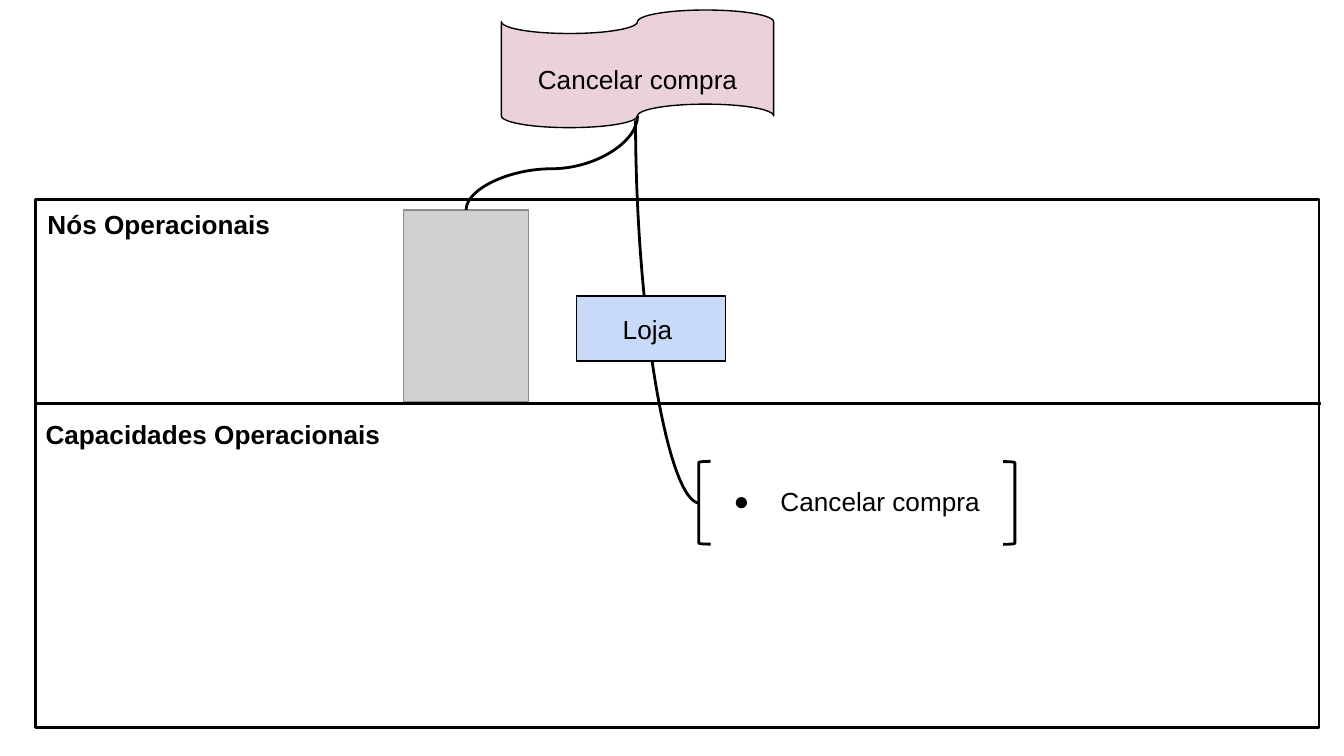
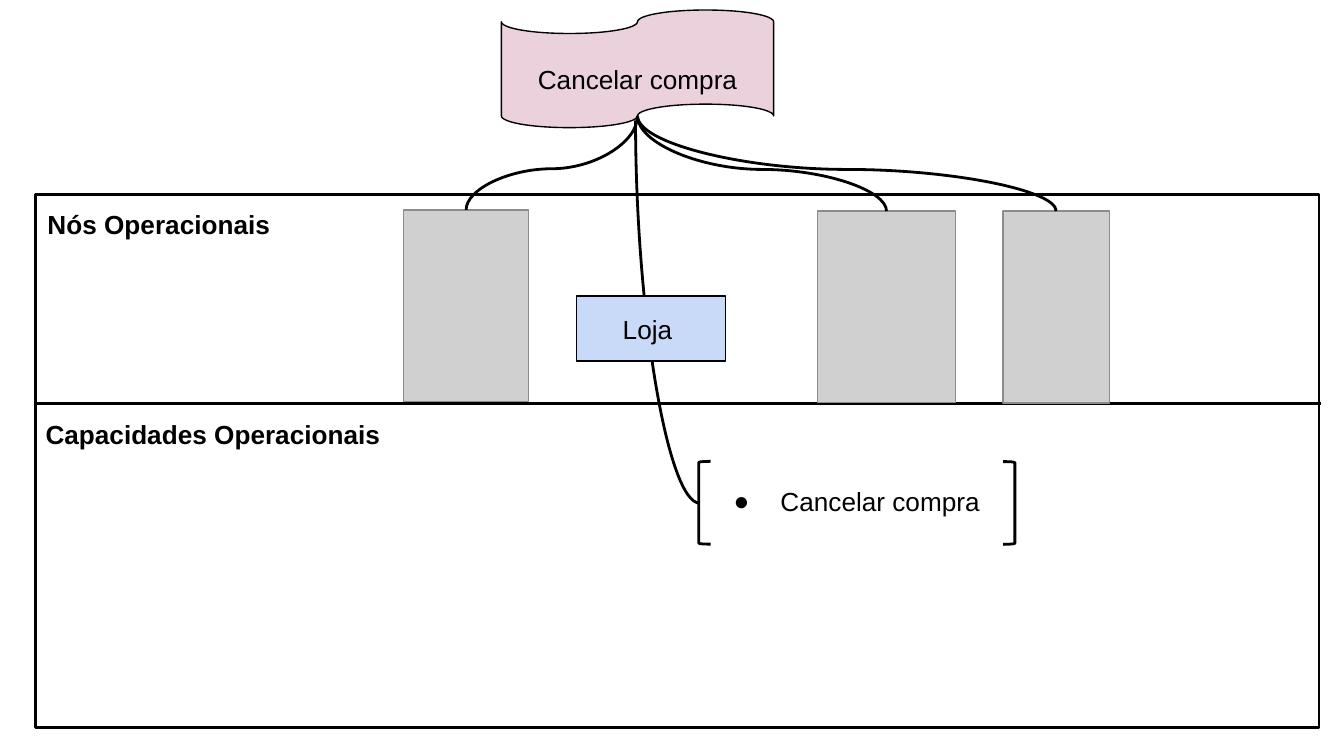
Before and after one commit to Vilela272/artefatos_OPE, a slide deck: slide 3 of 15. Arquitetura de negócio.pptx. Drawn at 1344x756 pixels with LibreOffice and Linux fonts; fonts in the diff are those of the drawing; grey boxes stand for pictures. Boxes give left, top, right and bottom in pixels: in the first picture for what was removed or moved away, otherwise in the second. Text is boxed around its words. In the diff, an @@ line names an element or a change of style, - is before the commit and + after.

```diff
--- a/15. Arquitetura de negócio.pptx
+++ b/15. Arquitetura de negócio.pptx
@@ curved line added from (637, 116) to (887, 211), #000000 1.5 pt @@
@@ curved line added from (637, 116) to (1056, 211), #000000 1.5 pt @@
@@ rectangle resized from (x1=35, y1=200, x2=1318, y2=728) to (x1=35, y1=195, x2=1318, y2=728) @@
@@ picture added at (x1=817, y1=211, x2=954, y2=403) @@
@@ picture added at (x1=1003, y1=211, x2=1109, y2=403) @@
```
Also in this commit, not shown: 2 other slides changed, 26 other files.
